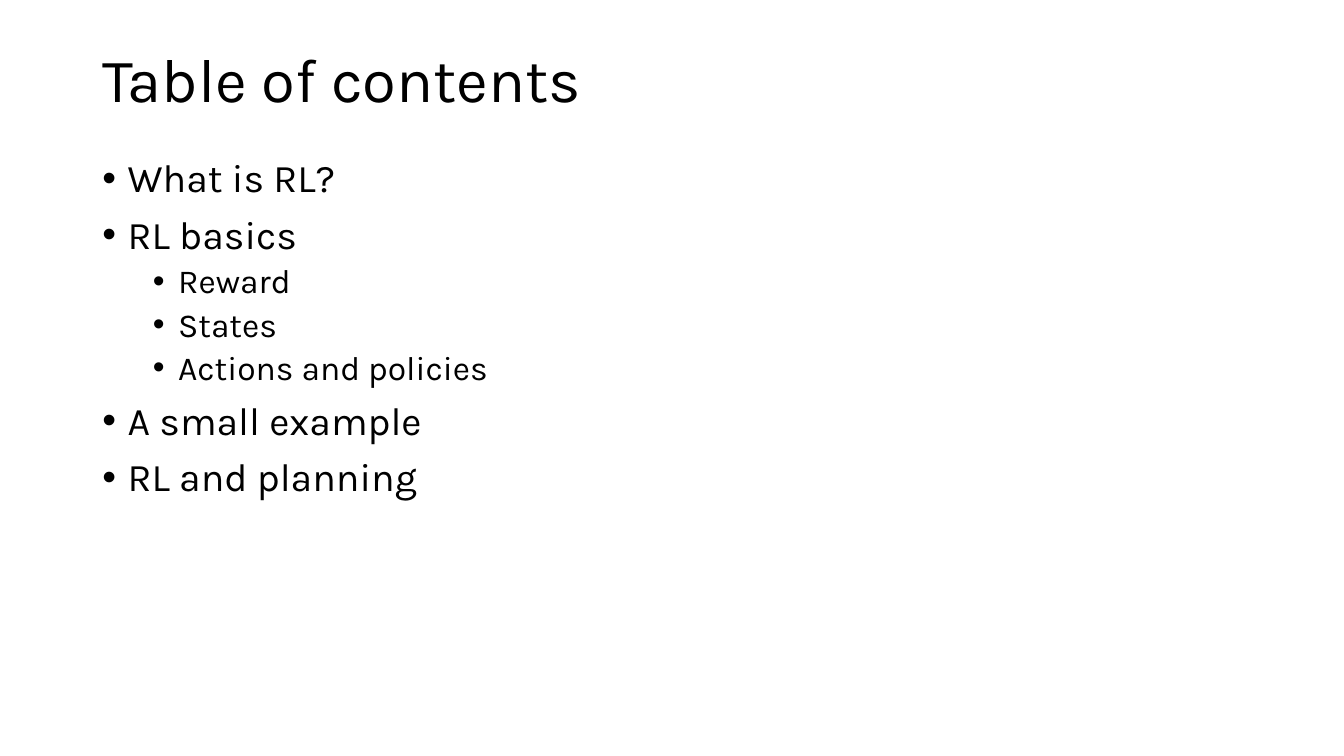
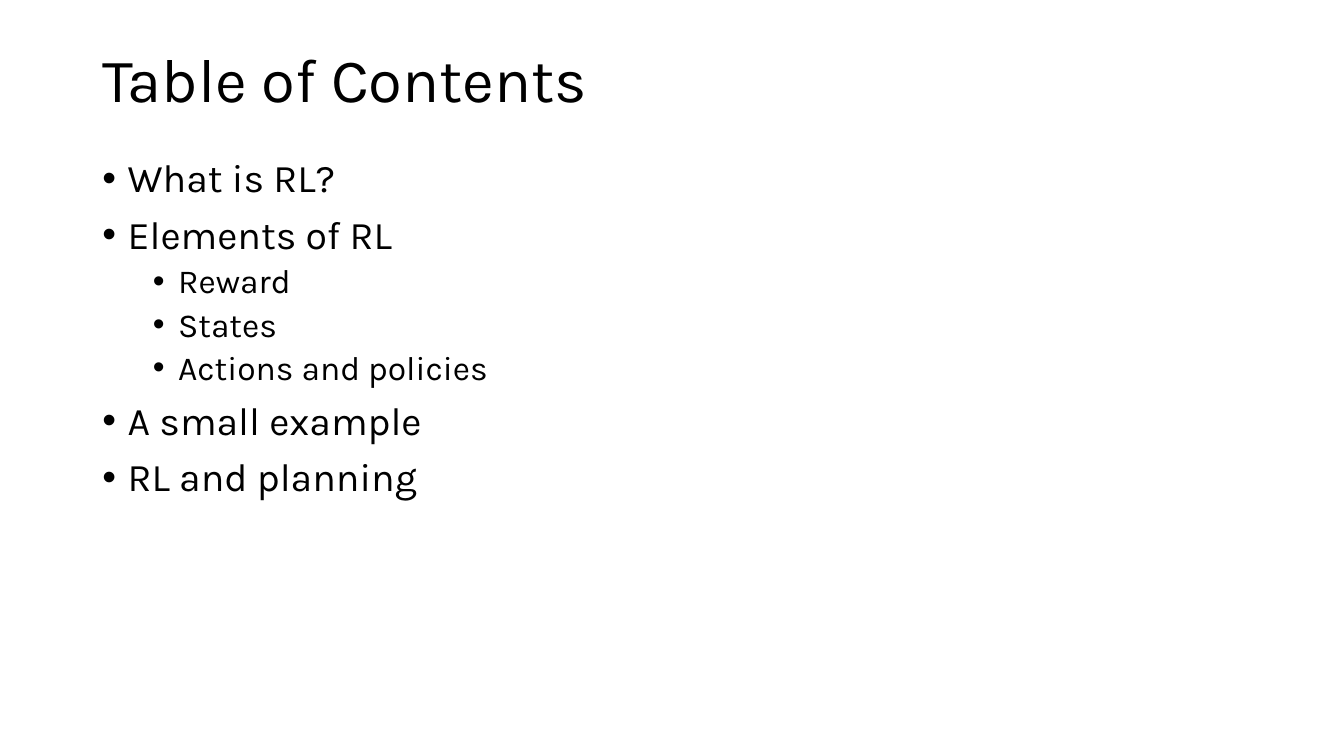
Before and after one commit to mhahsler/Introduction_to_Reinforcement_Learning, a slide deck: slide 4 of slides/Lecture_Chapter01.pptx. Drawn at 1344x756 pixels with LibreOffice and Linux fonts; fonts in the diff are those of the drawing. Boxes give left, top, right and bottom in pixels: in the first picture for what was removed or moved away, otherwise in the second. Text is boxed around its words. In the diff, an @@ line names an element or a change of style, - is before the commit and + after.

```diff
--- a/slides/Lecture_Chapter01.pptx
+++ b/slides/Lecture_Chapter01.pptx
@@ title at [102, 59, 587, 103]: text changed @@
-Table of contents
+Table of Contents
@@ text at [128, 222, 392, 250]: text changed @@
-• RL basics
+• Elements of RL
```
Also in this commit, not shown: 23 other slides changed, 6 slides added, 20 slides removed, 12 other files.
